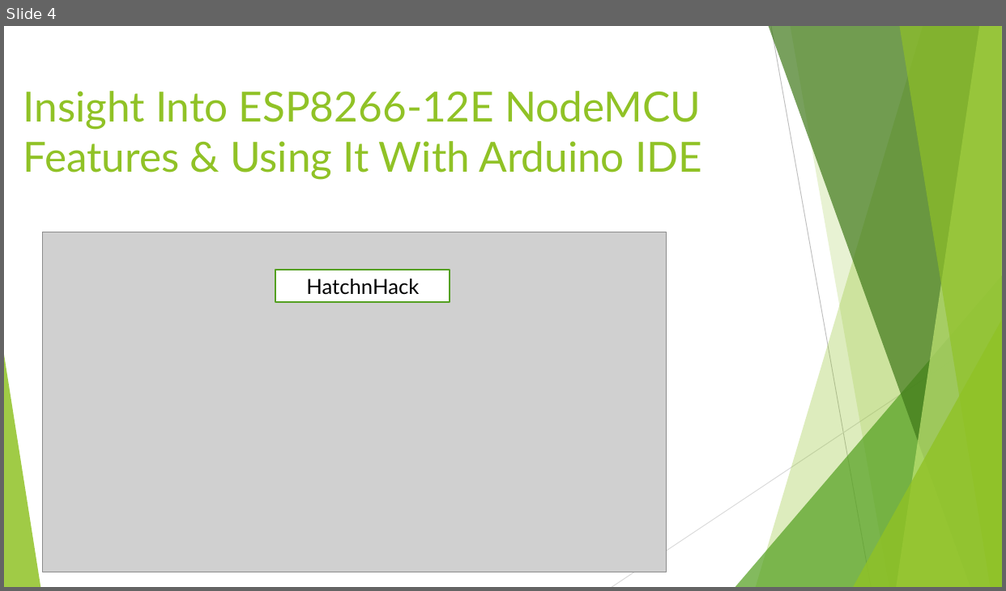
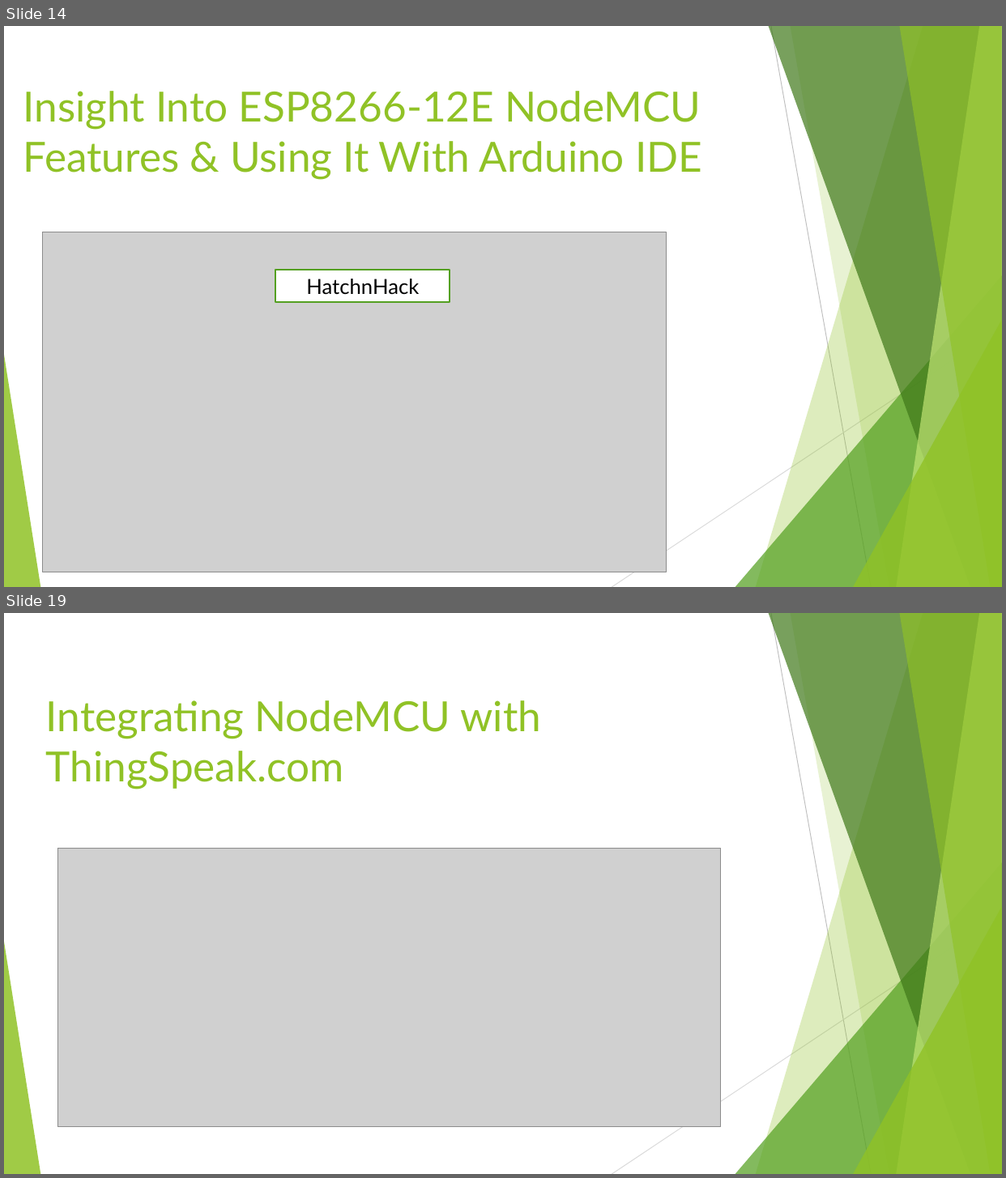
Before and after one commit to vikasyadavnsit/vikasyadavnsit.github.io, a slide deck: Internet of Things.pptx. Shown one above the other, each under a label of ours: slide 4 before the commit, slides 14 and 19 after it; the slides between them are not shown. The pictures are 1006x591 and 1006x1178 pixels, drawn with LibreOffice and Linux fonts; fonts in the diff are those of the drawing; grey boxes stand for pictures. Boxes give left, top, right and bottom in pixels: in the first picture for what was removed or moved away, otherwise in the second. Text is boxed around its words. In the diff, an @@ line names an element or a change of style, - is before the commit and + after.

```diff
--- a/Internet of Things.pptx
+++ b/Internet of Things.pptx
@@ slide 19 added at box(4, 613, 1002, 1174), background #FFFFFF; not listed: 10 template elements that a slide beside it also shows @@
@@ title added at box(46, 700, 542, 790), 40 pt, text #90C226 @@
+Integrating NodeMCU with ThingSpeak.com
@@ picture added at box(58, 848, 720, 1127) @@
@@ what was slide 4 is now slide 14 @@
```
Also in this commit, not shown: 4 slides changed, 15 other slides added.
